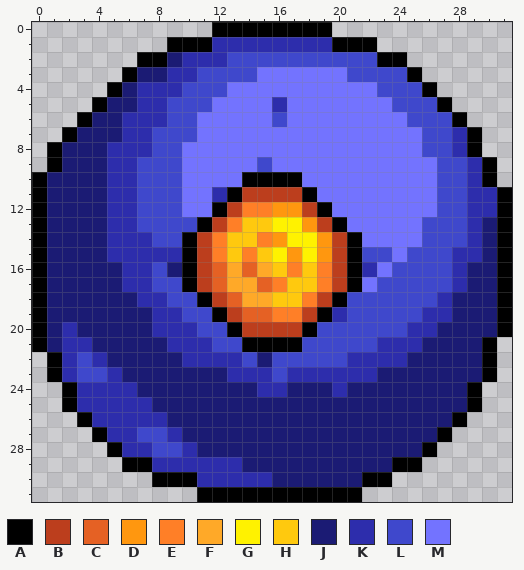
A pixel-art sprite gets an edit: Build/Sprites/ideya.png. Above is the file before it was changed.
The file is 32x32 pixels.
Palette (. is transparent): A #000000  B #bc3e1d  C #e56124  D #ff970f  E #ff7f27  F #ffa928  G #fff200  H #ffc90e  J #1b1b74  K #2d2dac  L #3f48cc  M #7373ff
Pixels before, first column x 0:
 0 ............AAAAAAAA............
 1 .........AAAKKKKKKKKAAA.........
 2 .......AAJKKKLLLLLLLLLLAA.......
 3 ......AJJKKLLLLMMMMMMLLLLA......
 4 .....AJKKKLLLMMMMMMMMMMLLLA.....
 5 ....AJJKKLLLMMMMKMMMMMMMLLLA....
 6 ...AJJKKKLLMMMMMLMMMMMMMMLLLA...
 7 ..AJJJKKLLLMMMMMMMMMMMMMMMLLKA..
 8 .AJJJKKKLLMMMMMMMMMMMMMMMMLLKA..
 9 .AJJJKKLLLMMMMMLMMMMMMMMMMMLLKA.
10 AJJJJKKLLLMMMMAAAAMMMMMMMMMLLKA.
11 AJJJJKKLLLMMKABBBBAMMMMMMMMLLKKA
12 AJJJJKKLLLMMABEEDDBAMMMMMMMLLKKA
13 AJJJJKKLLLLABEHHGGDBAMMMMMLLLKJA
14 AJJJJKKKLLABEHHEDGGDBAMMMMLLLKJA
15 AJJJJKKKKKABEHEHGDGDBALLMLLLKKJA
16 AJJJJJKKLJABCFCFHEHEBAKMLLLLKJJA
17 AJJJJJKKLLABCFFCEHHEBAMLLLLLKJJA
18 AJJJJJJKKLLABCFFHHEBALLLLLLKJJJA
19 AJJJJJJJKKLLABCCEEBAKLLLLLKKJJJA
20 AJKJJJJJKKKLLABBBBALLLLLLKKJJJJA
21 AJKKJJJJJKKKLLAAAALLLLLKKKJJJJA.
22 .AKLKJJJJJKKKKLJLLLLLKKKKJJJJJA.
23 .AKLLKJJJJJJJKKKLKKKKKKJJJJJJJA.
24 ..AKKKKJJJJJJJJKKJJJKJJJJJJJJA..
25 ..AKKKKKJJJJJJJJJJJJJJJJJJJJJA..
26 ...AKKKKKJJJJJJJJJJJJJJJJJJJA...
27 ....AKKLLKJJJJJJJJJJJJJJJJJA....
28 .....AKKLLKJJJJJJJJJJJJJJJA.....
29 ......AAKKKKKKJJJJJJJJJJAA......
30 ........AAAKKKKKJJJJJJAA........
31 ...........AAAAAAAAAAA..........
Now the later version:
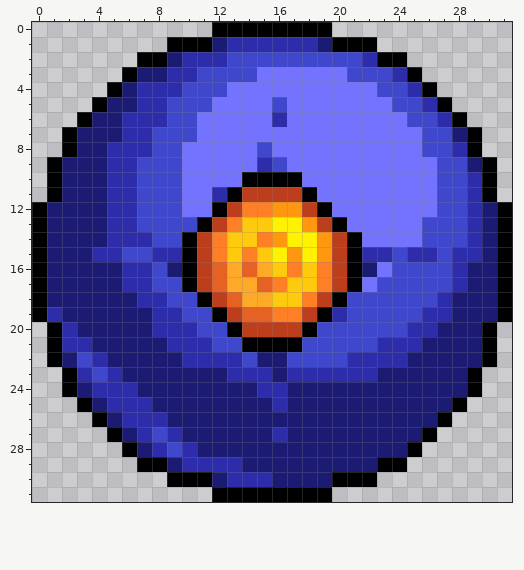
The commit says: UDMF config: move Ideya Anchor to other NiGHTS category, restore 3D mode start
What changed:
Changed rows in their new state; - is an unchanged pixel.
first column x 0:
 1 ------------J------J------------
 2 ----------------------K---------
 3 ------------------------K-------
 4 -------------------------K------
 5 ----------------L---------K-----
 6 ----------------K----------K----
 7 ----------------------------J---
 8 -.A------------L----------------
 9 ---------------KL------------J--
10 .A------------------------------
11 .A----------------------------A.
12 ------------------------------J-
15 ----K-LL--------------KKLKK-----
16 ----------------------J---------
19 -K------------------------------
20 .A----------------------------A.
21 .A------------------------------
22 --J-------------J---------------
23 -.AK------------J------------A.-
24 ---J----------------J-----------
25 --.AJ-----------K-----------A.--
26 ---.AJ---------------------A.---
27 ----.AJK--------K---------A.----
28 -----.AJK----------------A.-----
29 ------.-AJ-------------A-.------
30 --------.--AJ-------AA-.--------
31 -----------.--------..----------
Changed places in both pictures, as pixel boxes (x1, y1, x2, y2):
changed: (212, 37, 512, 217)
changed: (32, 142, 77, 202)
changed: (32, 247, 512, 502)
